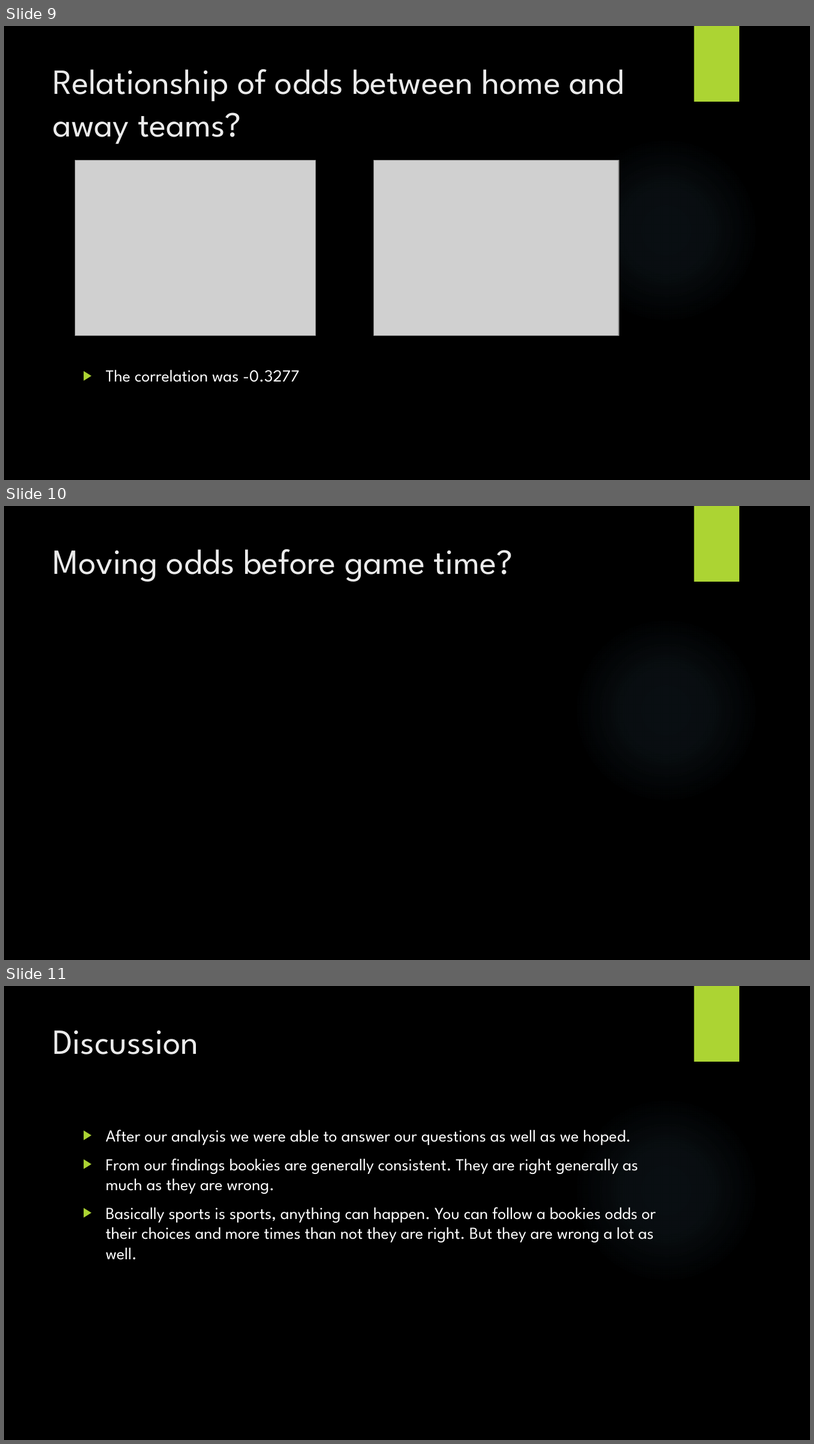
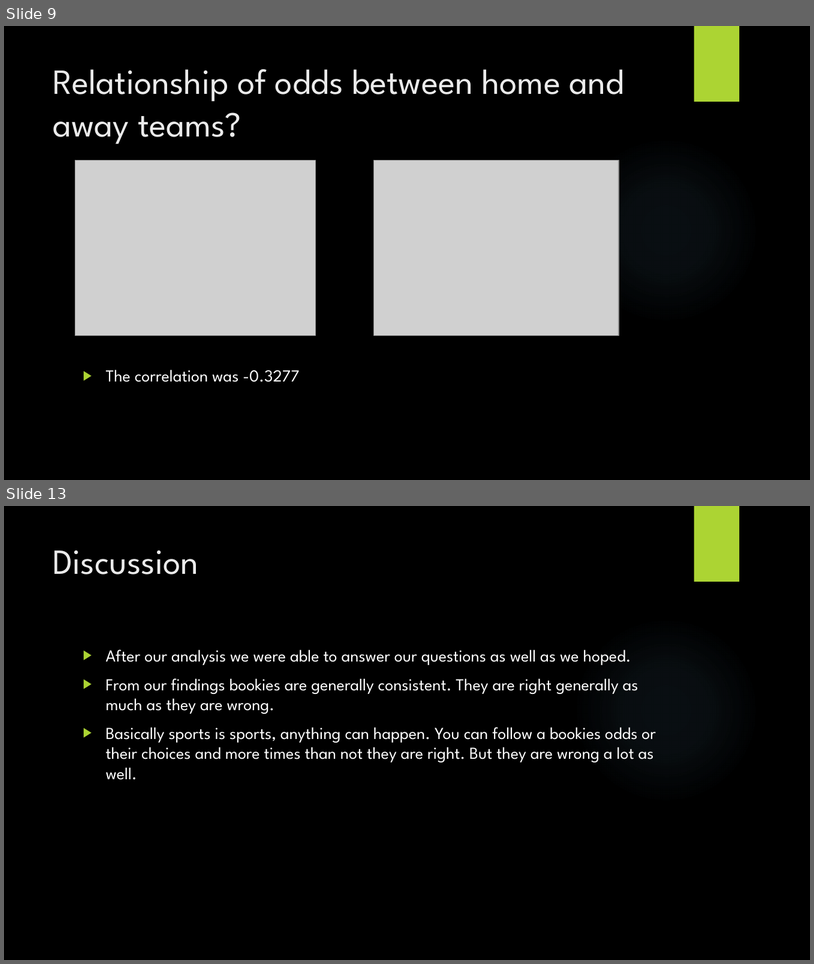
Before and after one commit to samerarbaji/project1, a slide deck: Cleansing/Project1/Sports Betting.pptx. Shown one above the other, each under a label of ours: slides 9, 10 and 11 before the commit, slides 9 and 13 after it; the slides between them are not shown. The pictures are 814x1444 and 814x964 pixels, drawn with LibreOffice and Linux fonts; fonts in the diff are those of the drawing; grey boxes stand for pictures; background and template pictures are left out. Boxes give left, top, right and bottom in pixels: in the first picture for what was removed or moved away, otherwise in the second. Text is boxed around its words. In the diff, an @@ line names an element or a change of style, - is before the commit and + after.

Commit message:
moving odds update

```diff
--- a/Cleansing/Project1/Sports Betting.pptx
+++ b/Cleansing/Project1/Sports Betting.pptx
@@ slide 10 removed at (4, 506, 810, 960), background picture (left out); not listed: 2 template elements that a slide beside it also shows @@
@@ title removed at (53, 549, 513, 582) @@
-Moving odds before game time?
@@ what was slide 11 is now slide 13 @@
```
Also in this commit, not shown: 3 slides added, 1 other file.
